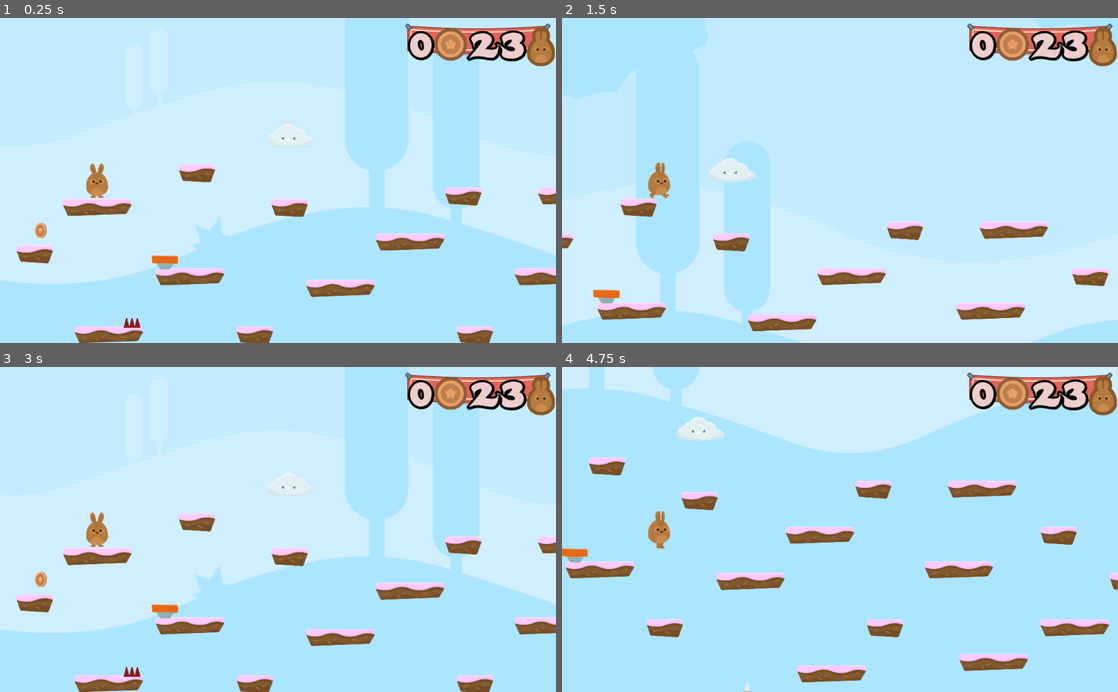
Above: before the commit, frames 1-4 (two rows, left to right).
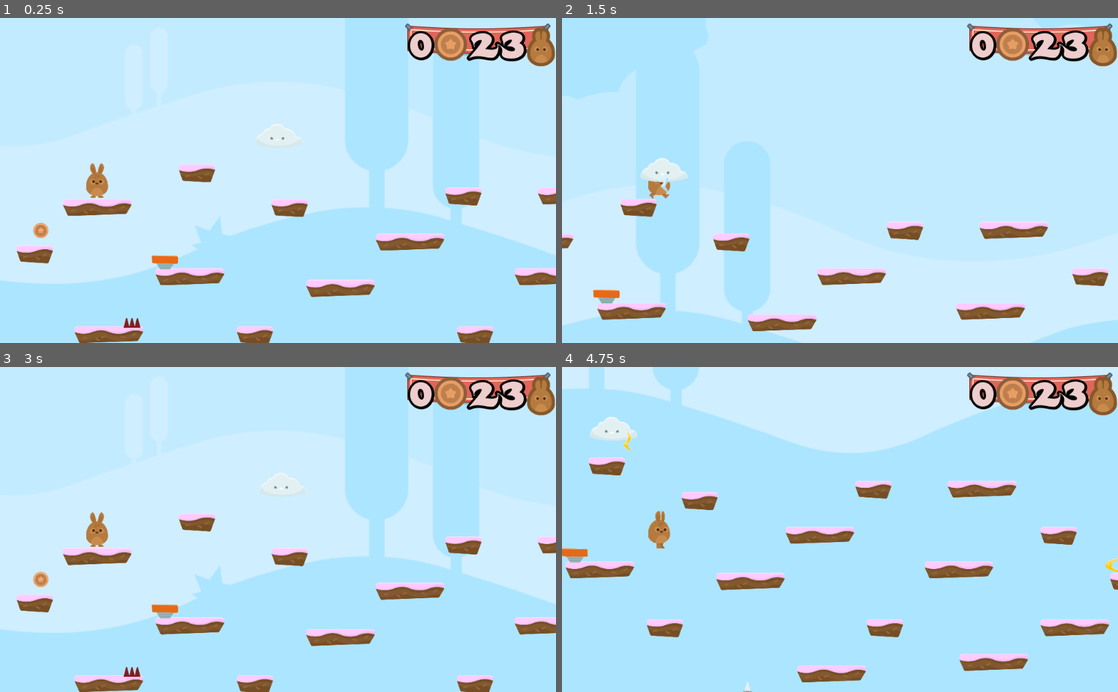
Above: after the commit, the same moments.

Repository: unnipv/hoppy-days
Game: Godot game, scene res://Levels/Level1.tscn
Two runs of this game, one before a commit and one after it. Both use one fixed random seed, a clock stepped at 60 frames per second and the inputs below.
Inputs (mouse positions are in pixels of both pictures, inside the frame that each line leads up to):
- Up to frame 1 (0.25 s): no input
- Up to frame 2 (1.5 s): hold D (right) from 0.53 s (still down); tap W (jump) at 0.77 s
- Up to frame 3 (3 s): tap W (jump) at 1.52 s; release D (right) at 2.03 s; hold A (left) 2.03-2.75 s; click (378, 575) at 2.75 s
- Up to frame 4 (4.75 s): hold D (right) from 3.53 s (still down); tap W (jump) at 3.77, 4.52 s

The runs differ from the first frame. In frame 1, 0.1% of the frame differs, in the area x 5-56%, y 32-68%; in frame 2, 0.8%; in frame 3, 0.1%; in frame 4, 0.9%, in the area x 5-100%, y 15-100%.

Commit message:
Working

Diff:
--- a/Hoppy_Days/Items/Coin.tscn
+++ b/Hoppy_Days/Items/Coin.tscn
@@ -54,7 +54,8 @@
 [node name="AnimatedSprite" type="AnimatedSprite" parent="."]
 frames = SubResource( 1 )
 animation = "spin"
-frame = 1
+frame = 5
+playing = true
 
 [node name="Area2D" type="Area2D" parent="."]
 collision_layer = 8
--- /dev/null
+++ b/Hoppy_Days/Items/Portal.gd
@@ -0,0 +1,6 @@
+extends Node2D
+
+
+
+func _on_Area2D_body_entered(body):
+	get_tree().call_group("Gamestate","win_game")
--- /dev/null
+++ b/Hoppy_Days/Items/Portal.tscn
@@ -0,0 +1,37 @@
+[gd_scene load_steps=6 format=2]
+
+[ext_resource path="res://GFX/Items/portal_yellow.png" type="Texture" id=1]
+[ext_resource path="res://GFX/Particles/portal_yellowParticle.png" type="Texture" id=2]
+[ext_resource path="res://Items/Portal.gd" type="Script" id=3]
+
+[sub_resource type="RectangleShape2D" id=1]
+extents = Vector2( 115.748, 41.8105 )
+
+[sub_resource type="ParticlesMaterial" id=2]
+emission_shape = 1
+emission_sphere_radius = 52.75
+flag_disable_z = true
+spread = 13.97
+gravity = Vector3( 0, 0, 0 )
+angular_velocity = 3.0
+angular_velocity_random = 1.0
+orbit_velocity = 0.0
+orbit_velocity_random = 0.0
+
+[node name="Portal" type="Node2D"]
+script = ExtResource( 3 )
+
+[node name="Area2D" type="Area2D" parent="."]
+
+[node name="Sprite" type="Sprite" parent="Area2D"]
+texture = ExtResource( 1 )
+
+[node name="CollisionShape2D" type="CollisionShape2D" parent="Area2D"]
+shape = SubResource( 1 )
+
+[node name="Particles2D" type="Particles2D" parent="Area2D"]
+lifetime = 2.0
+speed_scale = 2.0
+process_material = SubResource( 2 )
+texture = ExtResource( 2 )
+[connection signal="body_entered" from="Area2D" to="." method="_on_Area2D_body_entered"]
--- a/Hoppy_Days/Levels/GameState.gd
+++ b/Hoppy_Days/Levels/GameState.gd
@@ -15,9 +15,6 @@
 	if lives < 0:
 		end_game()
 
-func end_game():
-	get_tree().change_scene("res://Levels/GameOver.tscn")
-
 func update_GUI():
 	get_tree().call_group("GUI","update_GUI",lives,coins)
 
@@ -31,3 +28,9 @@
 func life_up():
 	lives += 1
 	update_GUI()
+
+func end_game():
+	get_tree().change_scene("res://Levels/GameOver.tscn")
+
+func win_game():
+	get_tree().change_scene("res://Levels/Victory.tscn")
--- a/Hoppy_Days/Levels/Level1.tscn
+++ b/Hoppy_Days/Levels/Level1.tscn
@@ -11,6 +11,7 @@
 [ext_resource path="res://Items/Coin.tscn" type="PackedScene" id=9]
 [ext_resource path="res://NPCs/Bowser.tscn" type="PackedScene" id=10]
 [ext_resource path="res://NPCs/Cloud.tscn" type="PackedScene" id=11]
+[ext_resource path="res://Items/Portal.tscn" type="PackedScene" id=12]
 
 [node name="Level1" type="Node2D"]
 script = ExtResource( 6 )
@@ -52,3 +53,6 @@
 
 [node name="GUI" parent="." instance=ExtResource( 7 )]
 script = ExtResource( 8 )
+
+[node name="Portal" parent="." instance=ExtResource( 12 )]
+position = Vector2( 3930.17, 851.88 )
--- /dev/null
+++ b/Hoppy_Days/Levels/Victory.tscn
@@ -0,0 +1,25 @@
+[gd_scene load_steps=2 format=2]
+
+[ext_resource path="res://Levels/GameOver.tscn" type="PackedScene" id=1]
+
+[node name="Victory" instance=ExtResource( 1 )]
+
+[node name="VBoxContainer" parent="TextureRect/CenterContainer" index="0"]
+margin_left = 253.0
+margin_right = 771.0
+
+[node name="Label" parent="TextureRect/CenterContainer/VBoxContainer" index="0"]
+margin_right = 518.0
+text = "Victory!"
+
+[node name="HBoxContainer" parent="TextureRect/CenterContainer/VBoxContainer" index="1"]
+margin_right = 518.0
+
+[node name="Label" parent="TextureRect/CenterContainer/VBoxContainer/HBoxContainer" index="0"]
+margin_left = 24.0
+margin_right = 438.0
+text = "Play Again!!"
+
+[node name="RestartButton" parent="TextureRect/CenterContainer/VBoxContainer/HBoxContainer" index="1"]
+margin_left = 442.0
+margin_right = 494.0
--- a/Hoppy_Days/NPCs/Bowser.tscn
+++ b/Hoppy_Days/NPCs/Bowser.tscn
@@ -75,6 +75,7 @@
 [node name="AnimatedSprite" type="AnimatedSprite" parent="Area2D"]
 frames = SubResource( 1 )
 animation = "walk"
+frame = 1
 playing = true
 flip_h = true
 
@@ -83,6 +84,5 @@
 shape = SubResource( 2 )
 
 [node name="AnimationPlayer" type="AnimationPlayer" parent="Area2D"]
-playback_process_mode = 0
 anims/Bowser = SubResource( 3 )
 [connection signal="body_entered" from="Area2D" to="Area2D" method="_on_SpikTop_body_entered"]
--- a/Hoppy_Days/NPCs/Cloud.gd
+++ b/Hoppy_Days/NPCs/Cloud.gd
@@ -1,4 +1,7 @@
 extends Node2D
+
+func _ready():
+	$Sprite/AnimationPlayer.play("CloudCast")
 
 var timeout = false
 
--- a/Hoppy_Days/NPCs/Lightning.tscn
+++ b/Hoppy_Days/NPCs/Lightning.tscn
@@ -20,6 +20,7 @@
 
 [node name="AnimatedSprite" type="AnimatedSprite" parent="."]
 frames = SubResource( 1 )
+frame = 1
 playing = true
 
 [node name="CollisionShape2D" type="CollisionShape2D" parent="."]
Not shown: 1 places in Hoppy_Days/Levels/Level1.tscn that only renumber resources
